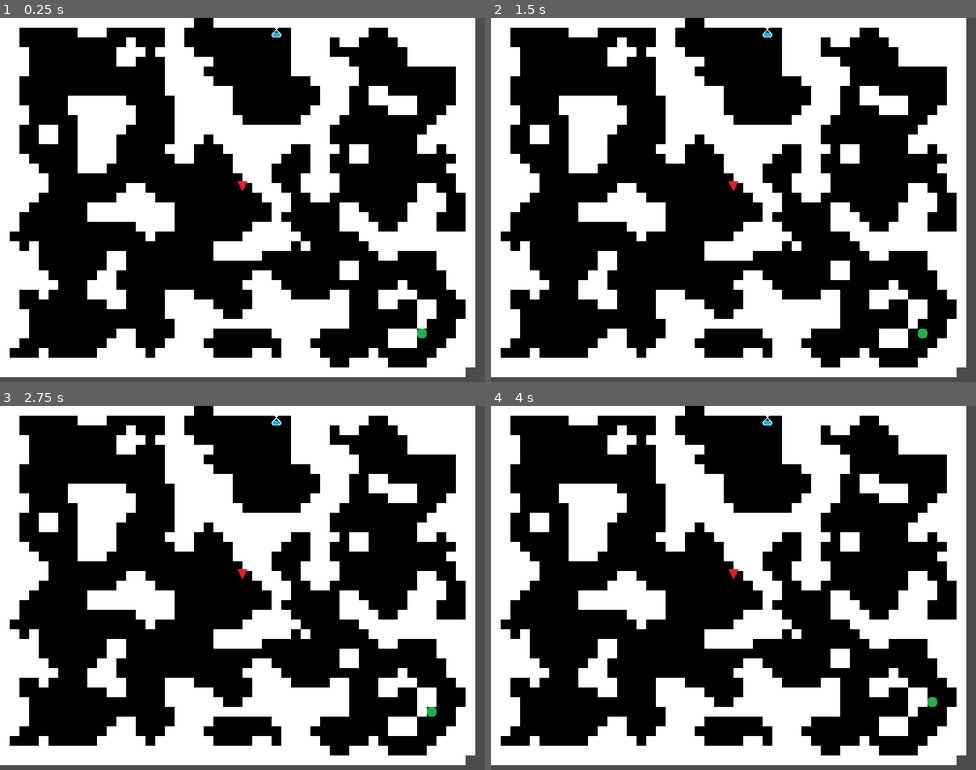
Above: before the commit, frames 1-4 (two rows, left to right).
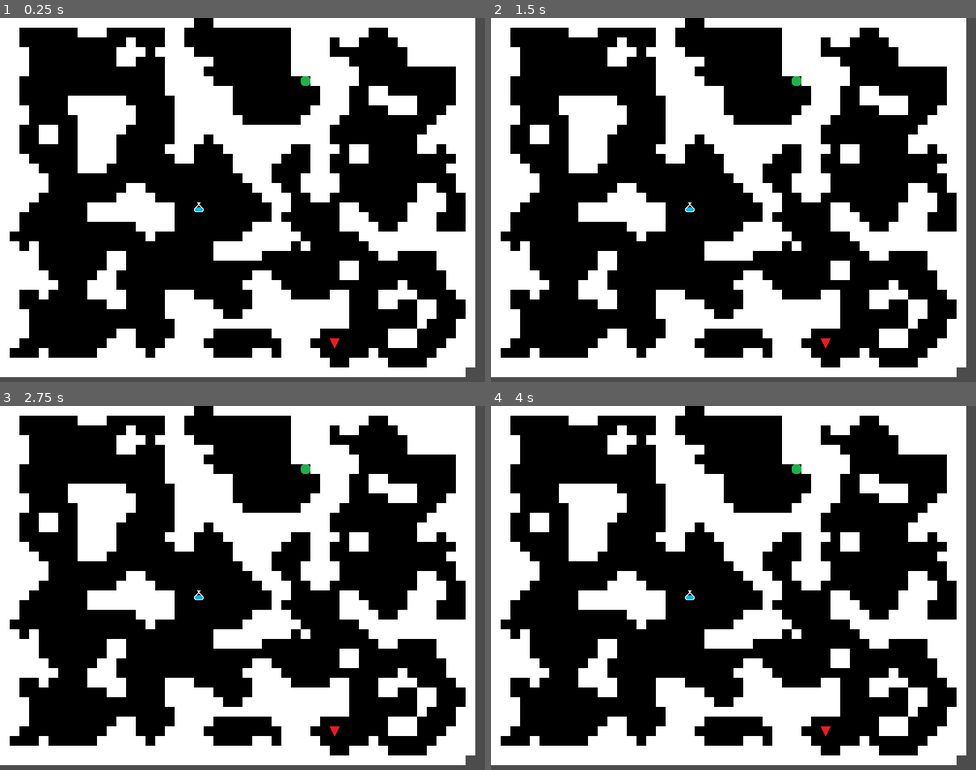
Above: after the commit, the same moments.

Repository: Mantisette/FinalFightPlus
Game: Godot game, scene res://1-Scenes/Game.tscn
Two runs of this game, one before a commit and one after it. Both use one fixed random seed, a clock stepped at 60 frames per second and the inputs below.
Inputs (mouse positions are in pixels of both pictures, inside the frame that each line leads up to):
- Up to frame 1 (0.25 s): no input
- Up to frame 2 (1.5 s): tap Enter at 0.5 s; move the mouse to (840, 181) at 0.52 s; press the mouse at (840, 181) at 0.53 s; tap Space at 1.25 s; move the mouse to (636, 218) at 1.27 s; release the mouse at (636, 218) at 1.28 s; tap Keypad 6 (move_E) at 1.35 s
- Up to frame 3 (2.75 s): tap Enter at 2 s; move the mouse to (291, 507) at 2.02 s; tap Keypad 8 (move_N) at 2.1 s
- Up to frame 4 (4 s): tap Space at 2.75 s; move the mouse to (709, 660) at 2.77 s; tap Keypad 9 (move_NE) at 2.85 s; tap Enter at 3.5 s; move the mouse to (879, 642) at 3.52 s; tap Keypad 7 (move_NW) at 3.6 s

The runs differ from the first frame. In frame 1, 0.2% of the frame differs, in the area x 40-88%, y 2-91%; in frame 2, 0.2%; in frame 3, 0.2%; in frame 4, 0.2%.

Commit message:
Extraída función de spawn a script global

Diff:
--- a/1-Scenes/Game.tscn
+++ b/1-Scenes/Game.tscn
@@ -21,6 +21,7 @@
 
 [connection signal="map_ready" from="Mapgen" to="Player" method="_on_map_ready"]
 [connection signal="map_ready" from="Mapgen" to="Exit" method="_on_map_ready"]
+[connection signal="map_ready" from="Mapgen" to="Enemy" method="_on_map_ready"]
 [connection signal="map_ready" from="Mapgen" to="Music" method="_on_map_ready"]
 [connection signal="exit_reached" from="Exit" to="Mapgen" method="_on_exit_reached"]
 [connection signal="exit_reached" from="Exit" to="Player" method="_on_exit_reached"]
--- a/2-Scripts/enemy.gd
+++ b/2-Scripts/enemy.gd
@@ -56,3 +56,7 @@
   if area is Player:
     player_detected = false
     emit_signal("calm_music")
+
+
+func _on_map_ready():
+  position = global.tile_to_pixel_center(global.random_spawn())
--- a/2-Scripts/exit.gd
+++ b/2-Scripts/exit.gd
@@ -19,7 +19,7 @@
 
 
 func _on_map_ready():
-  position = global.tile_to_pixel_center(global.exit_spawn)
+  position = global.tile_to_pixel_center(global.random_spawn())
 
 
 func _on_ExitArea_entered(area):
--- a/2-Scripts/global.gd
+++ b/2-Scripts/global.gd
@@ -10,8 +10,6 @@
 var MAP_WIDTH: int
 var MAP_HEIGHT: int
 var map: Array
-var player_spawn: Vector2
-var exit_spawn: Vector2
 var player_turn := true
 
 
@@ -22,3 +20,18 @@
 func tile_to_pixel_center(tile: Vector2) -> Vector2:
   tile = tile_to_pixel(tile)
   return Vector2(tile.x + HALF_TILE, tile.y + HALF_TILE)
+
+
+# Selects a random spawn position for a thing
+func random_spawn() -> Vector2:
+  var spawn_x: int
+  var spawn_y: int
+  var is_tile_available = 1 # wall
+
+  while is_tile_available:
+    spawn_x = randi() % MAP_WIDTH
+    spawn_y = randi() % MAP_HEIGHT
+    is_tile_available = map[spawn_x][spawn_y]
+
+  var spawn = Vector2(spawn_x, spawn_y)
+  return spawn
--- a/2-Scripts/mapgen.gd
+++ b/2-Scripts/mapgen.gd
@@ -34,9 +34,6 @@
   _close_borders()
   _print_map()
   global.map = cellmap
-
-  global.player_spawn = _random_spawn()
-  global.exit_spawn = _random_spawn()
 
 #  astar_pathfind._ready()
 #  astar_pathfind.find_path(global.player_spawn, global.exit_spawn)
@@ -148,20 +145,5 @@
       tilemap.set_cell(x, y, cellmap[x][y])
 
 
-# Selects a random spawn position for a thing
-func _random_spawn() -> Vector2:
-  var spawn_x: int
-  var spawn_y: int
-  var is_tile_available = 1 # wall
-
-  while is_tile_available:
-    spawn_x = randi() % MAP_WIDTH
-    spawn_y = randi() % MAP_HEIGHT
-    is_tile_available = cellmap[spawn_x][spawn_y]
-
-  var spawn = Vector2(spawn_x, spawn_y)
-  return spawn
-
-
 func _on_exit_reached():
   _ready()
--- a/2-Scripts/player.gd
+++ b/2-Scripts/player.gd
@@ -46,7 +46,7 @@
 
 
 func _on_map_ready():
-  position = global.tile_to_pixel_center(global.player_spawn)
+  position = global.tile_to_pixel_center(global.random_spawn())
 
 
 func _on_exit_reached():
